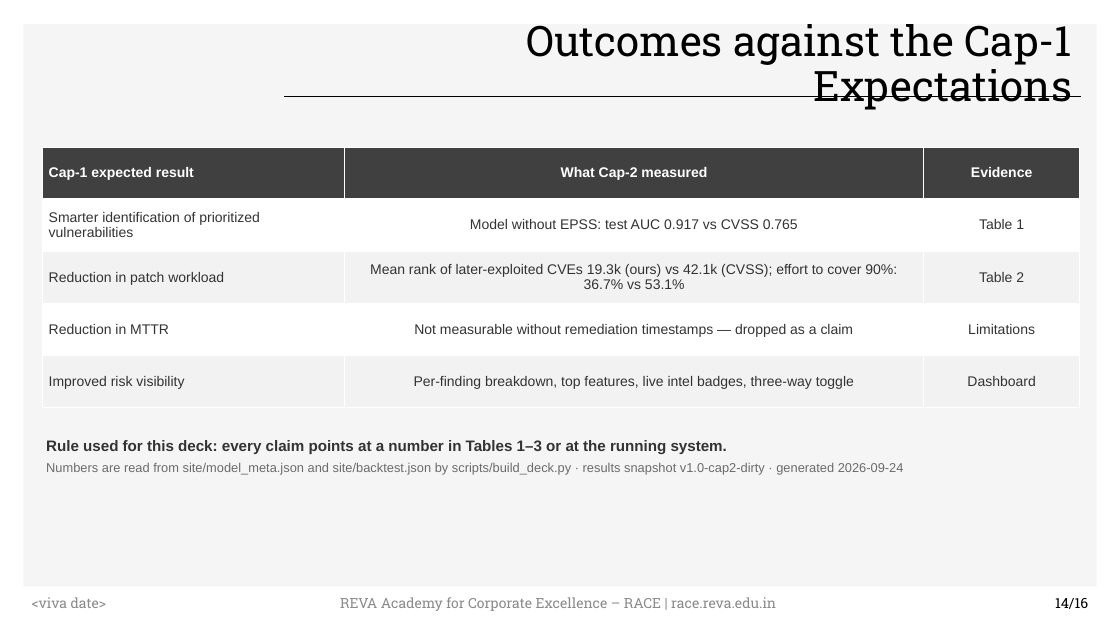
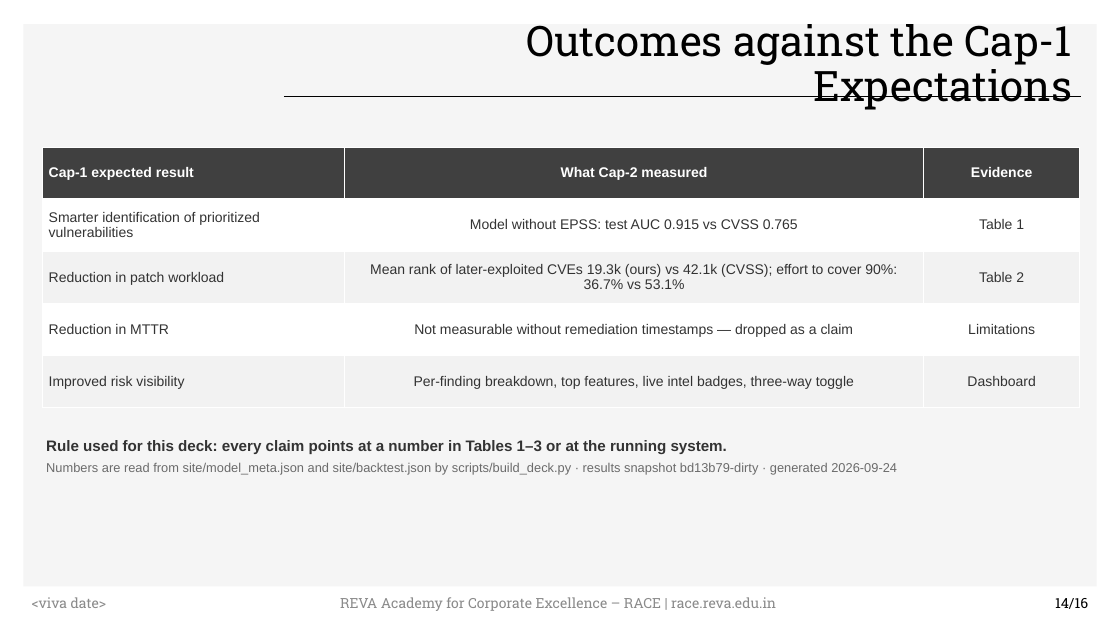
Before and after one commit to akilkumarmn/sbom-risk-engine, a slide deck: slide 14 of docs/deck/Cap2_SBOM_Risk_Engine_results.pptx. Drawn at 1120x630 pixels with LibreOffice and Linux fonts; fonts in the diff are those of the drawing; background and template pictures are left out. Boxes give left, top, right and bottom in pixels: in the first picture for what was removed or moved away, otherwise in the second. Text is boxed around its words. In the diff, an @@ line names an element or a change of style, - is before the commit and + after.

```diff
--- a/docs/deck/Cap2_SBOM_Risk_Engine_results.pptx
+++ b/docs/deck/Cap2_SBOM_Risk_Engine_results.pptx
@@ table at <box>42,147,1080,408</box> @@
-row 2, column 2: Model without EPSS: test AUC 0.917 vs CVSS 0.765
+row 2, column 2: Model without EPSS: test AUC 0.915 vs CVSS 0.765
@@ text at <box>46,462,897,475</box>: text changed @@
-Numbers are read from site/model_meta.json and site/backtest.json by scripts/build_deck.py · results snapshot v1.0-cap2-dirty · generated 2026-09-24
+Numbers are read from site/model_meta.json and site/backtest.json by scripts/build_deck.py · results snapshot bd13b79-dirty · generated 2026-09-24
```
Also in this commit, not shown: 4 other slides changed, 2 other files.
